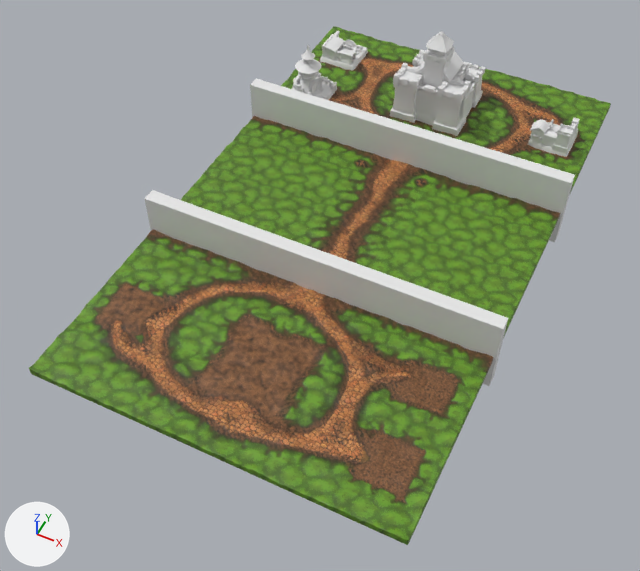
A saved change to the Blender file Assets/Blends/terrain/terrain.blend.
Both versions are drawn from a 50 mm camera at (37.0, -87.6, 90.9) aimed at (-1.0, -11.5, -4.1). The lights are fixed; the arrows at lower left show +X, +Y and +Z.

Names of what the first picture shows: 'Archery', 'Castle', 'Cube', 'Cube.001', 'LumberMill', 'MageTower', 'Plane'.
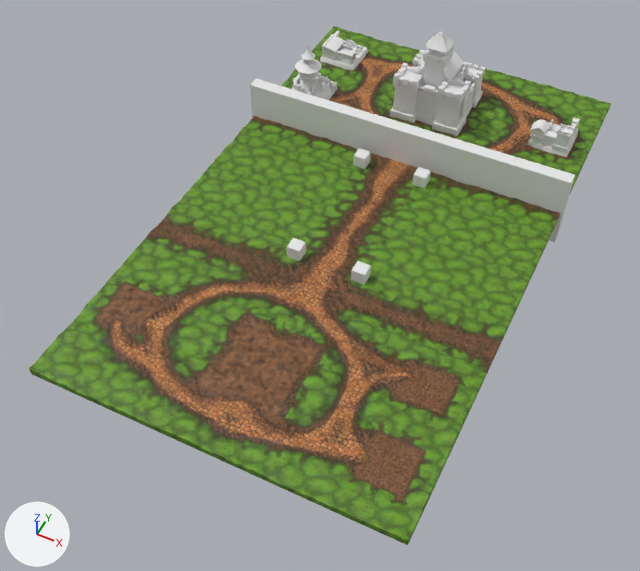
Boxes [x1, y1, x2, y2] around the edits, measured in the pictures (640 x 571 px):
'Cube.001', hidden: before [145, 190, 508, 386]
'Cube.002', shown: after [412, 167, 431, 188]
'Cube.003', shown: after [353, 148, 371, 169]

The change, as a diff of the scene's bpy script:
```diff
--- a/Assets/Blends/terrain/terrain.blend.py
+++ b/Assets/Blends/terrain/terrain.blend.py
@@ ob_cube_001 @@
 ob_cube_001.scale = (26.4, 1.0, 6.02)
+ob_cube_001.hide_set(True)  # wire or fog, not drawn
@@ ob_cube_002 @@
 ob_cube_002 = bpy.data.objects.new('Cube.002', me_cube_002)
-ob_cube_002.location = (5.0, 11.0, 0.0)
-ob_cube_002.hide_set(True)
+ob_cube_002.location = (5.0, 11.0, 1.0)
@@ ob_cube_003 @@
 ob_cube_003 = bpy.data.objects.new('Cube.003', me_cube_003)
-ob_cube_003.location = (-5.0, 11.0, 0.0)
+ob_cube_003.location = (-5.0, 11.0, 1.0)
 ob_cube_003.scale = (-1.0, 1.0, 1.0)
-ob_cube_003.hide_set(True)
```
